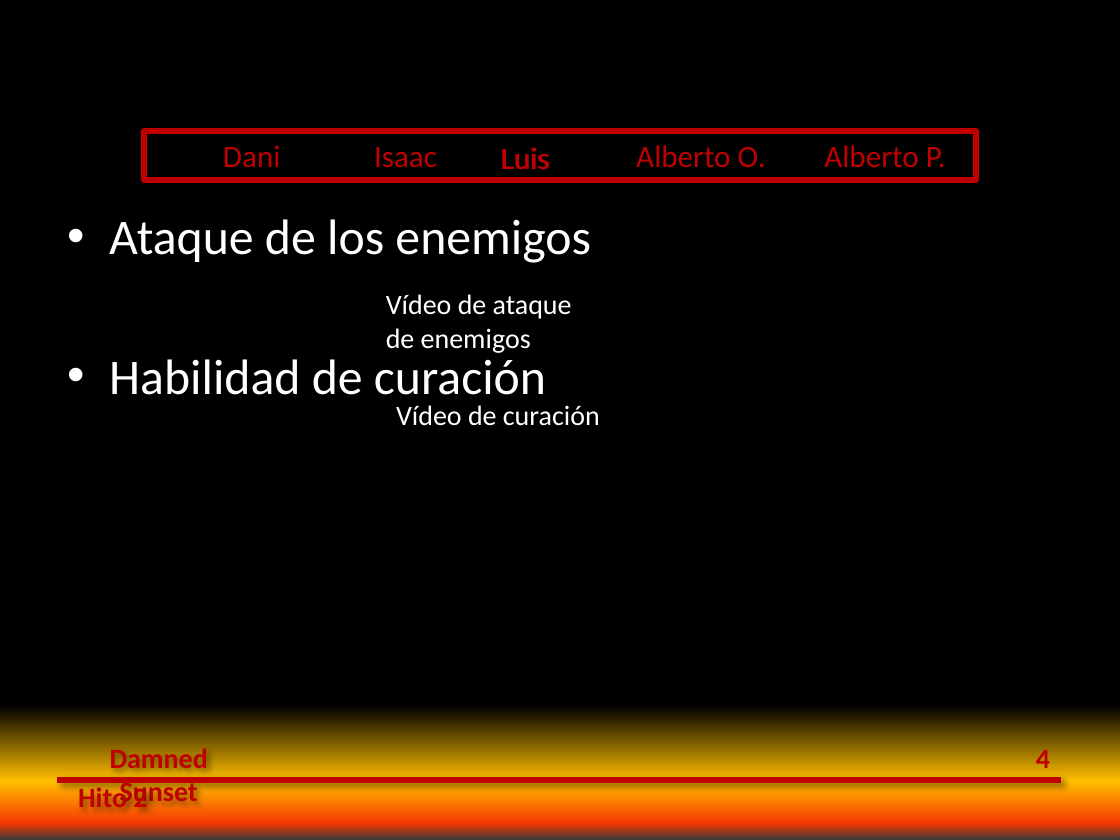
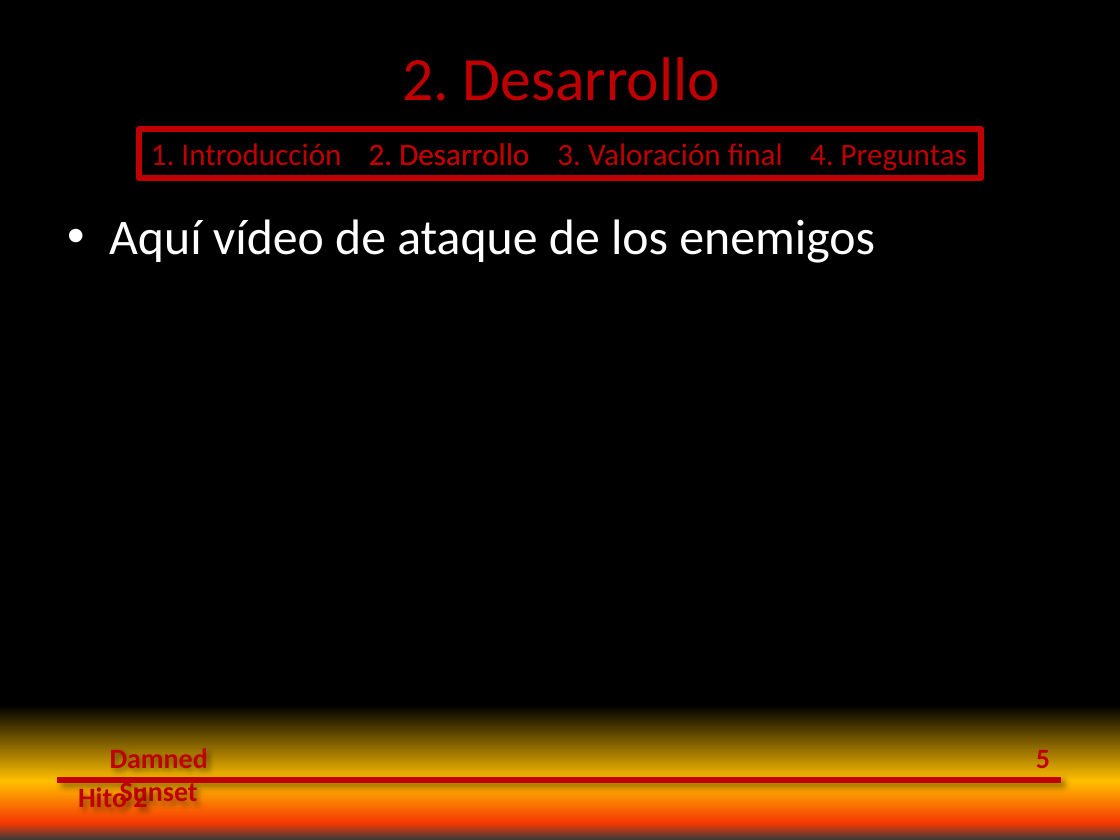
Before and after one commit to daisukewi/DamnedSunset, a slide deck: slide 6 of Hitos/Presentacion hito 2.pptx (slide 5 before the commit). Drawn at 1120x840 pixels with LibreOffice and Linux fonts; fonts in the diff are those of the drawing; background and template pictures are left out. Boxes give left, top, right and bottom in pixels: in the first picture for what was removed or moved away, otherwise in the second. Text is boxed around its words. In the diff, an @@ line names an element or a change of style, - is before the commit and + after.

Commit message:
Añadida mi parte de la presentación así como la introducción y la valoración final. A ver qué os parece. Cuando añadáis lo vuestro fijaos en como están hechas el resto de transparencias; no hace falta tocar la plantilla ni nada, solo añadir nuevas diapositivas a la presentación. Por cierto, subo también las imágenes que he añadido a la presentación.

```diff
--- a/Hitos/Presentacion hito 2.pptx
+++ b/Hitos/Presentacion hito 2.pptx
@@ title added at <box>402,57,720,101</box>, 39.6 pt, text #C00000 @@
+2. Desarrollo
@@ rectangle: place and size @@
-rectangle at <box>144,131,976,180</box>
+rectangle at <box>139,129,981,178</box>
@@ text added at <box>151,143,341,165</box>, 20 pt, text none @@
+1. Introducción
@@ text removed at <box>223,145,281,167</box> @@
-Dani
@@ text added at <box>354,129,544,178</box>, 20 pt, text #C00000 @@
+2. Desarrollo
@@ text added at <box>369,143,529,166</box>, 20 pt, text none @@
+2. Desarrollo
@@ text removed at <box>374,147,437,167</box> @@
-Isaac
@@ text removed at <box>456,132,597,181</box> @@
-Luis
@@ text removed at <box>500,147,549,170</box> @@
-Luis
@@ text added at <box>557,143,783,165</box>, 20 pt, text none @@
+3. Valoración final
@@ text removed at <box>636,145,766,167</box> @@
-Alberto O.
@@ text added at <box>810,145,967,171</box>, 20 pt, text none @@
+4. Preguntas
@@ text removed at <box>824,145,946,167</box> @@
-Alberto P.
@@ text at <box>109,219,875,263</box>: text changed @@
-• Ataque de los enemigos
-• Habilidad de curación
+• Aquí vídeo de ataque de los enemigos
@@ text removed at <box>386,294,572,353</box> @@
-Vídeo de ataque de enemigos
@@ text removed at <box>396,405,600,426</box> @@
-Vídeo de curación
@@ page number at <box>1036,745,1050,775</box>: text changed @@
-4
+5
```
Also in this commit, not shown: 2 other slides changed, 13 slides added, 4 slides removed, 10 other files.
